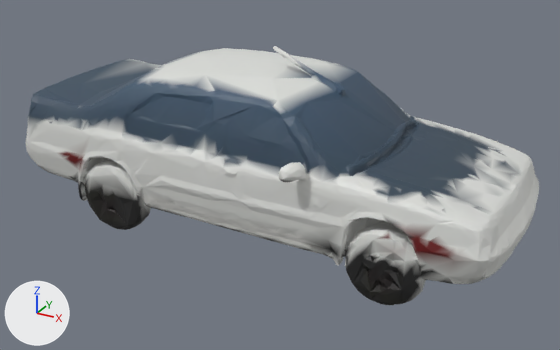
Two versions of the glTF model public/assets/models/vehicles/peugeot405_lod1.glb, one commit apart.
Camera for both pictures: a 50 mm camera at (314.0, -551.0, 321.0) aimed at (17.0, -12.0, 51.0). Lighting does not change. The marker at lower left points along +X, +Y and +Z. The first picture is the older version. Where no turn or scale is listed for an object, it has been applied to the vertices. Vertices at exactly the same position are counted once.

Objects in the first picture: 'geometry_0'.
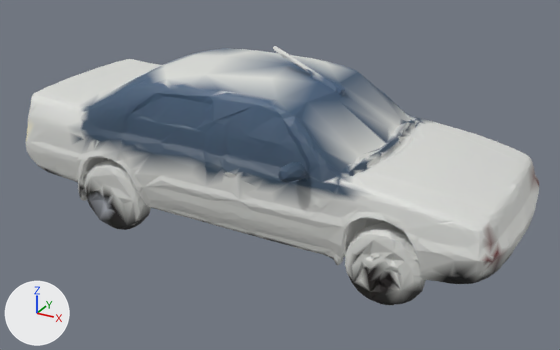
The newer file is also turned or shifted as a whole; pictures and numbers use the older file's frame.

Changed parts and their boxes (x1, y1, x2, y2) in the pictures (560 x 350 px):
part 1 of me_geometry_0, recoloured: (26, 48, 539, 277) in both
part 2 of me_geometry_0, recoloured: (28, 54, 519, 280) in both
part 3 of me_geometry_0, recoloured: (44, 50, 539, 305) in both
part 4 of me_geometry_0, recoloured (dark blue to light grey): (28, 59, 510, 304) in both
part 5 of me_geometry_0, recoloured: (42, 48, 539, 291) in both

Patch to the scene script:
```diff
--- a/public/assets/models/vehicles/peugeot405_lod1.glb.py
+++ b/public/assets/models/vehicles/peugeot405_lod1.glb.py
@@ me_geometry_0 @@
 me_geometry_0.from_pydata(...)  # 8433 vertices, 17089 faces; spans x -219.0..227.0, y -105.0..96.0, z -1.0..162.0
 # used by ob_geometry_0; location = (0.0, 0.0, 0.0)
+# me_geometry_0 part 1: 4519 faces centred in x -217.0..226.0, y -92.0..82.0, z 21.0..161.0 are repainted in the vertex colours; the middle colour stays light grey #dadbd7
+# me_geometry_0 part 2: 1554 faces centred in x -210.0..208.0, y -90.0..82.0, z 17.0..150.0 are repainted in the vertex colours; the middle colour goes from greyish purple #664d5f to light grey #dadbd7
+# me_geometry_0 part 3: 2484 faces centred in x -218.0..220.0, y -104.0..96.0, z 0.0..149.0 are repainted in the vertex colours; the middle colour goes from light grey #d9dad6 to black #222222
+# me_geometry_0 part 4: 3327 faces centred in x -211.0..199.0, y -102.0..90.0, z 1.0..145.0 are repainted in the vertex colours; the middle colour goes from dark blue #354758 to light grey #d7d8d5
+# me_geometry_0 part 5: 1529 faces centred in x -218.0..224.0, y -91.0..81.0, z 14.0..151.0 are repainted in the vertex colours; the middle colour goes from light grey #d9dad6 to dark cyan #455c63
 me_geometry_0.materials.append(mat_geometry_0)
```
